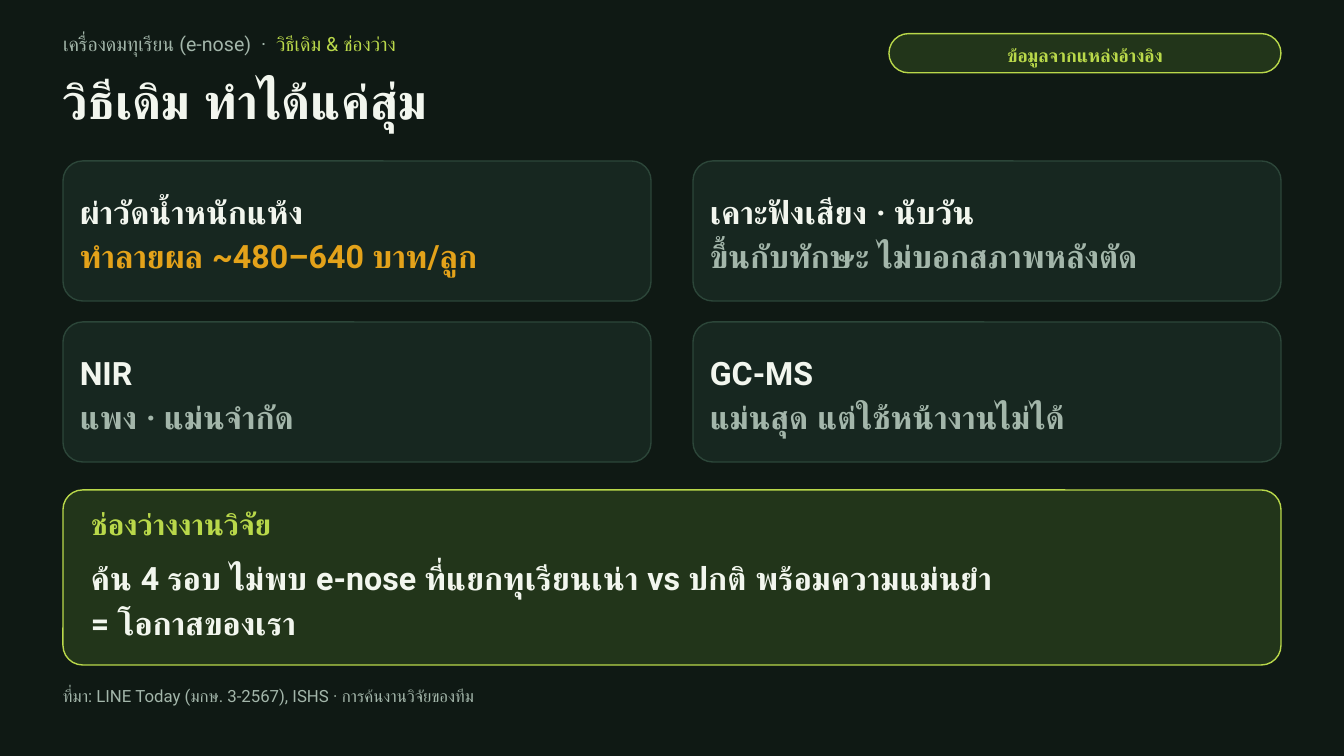
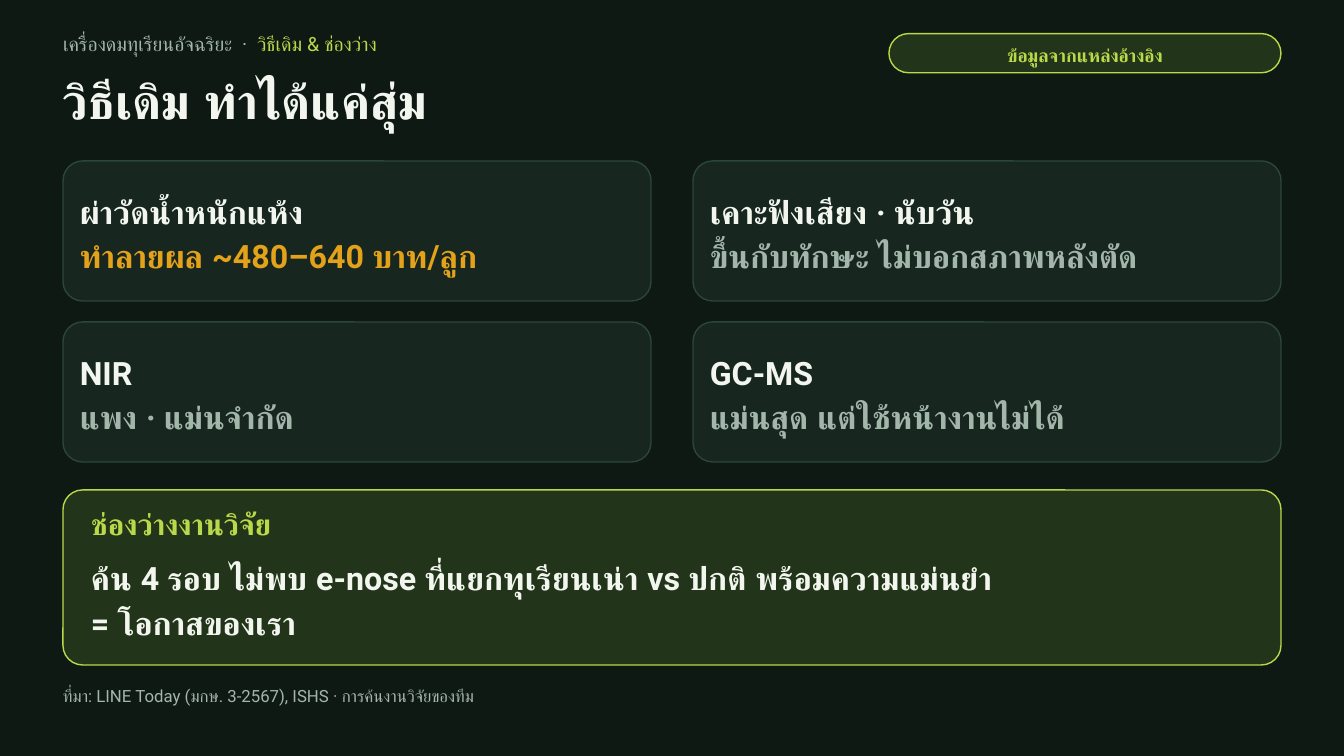
Before and after one commit to moolek02/e-nose-hub, a slide deck: slide 4 of docs/e-nose-pitch-deck-v2.pptx. Drawn at 1344x756 pixels with LibreOffice and Linux fonts; fonts in the diff are those of the drawing. Boxes give left, top, right and bottom in pixels: in the first picture for what was removed or moved away, otherwise in the second. Text is boxed around its words. In the diff, an @@ line names an element or a change of style, - is before the commit and + after.

```diff
--- a/docs/e-nose-pitch-deck-v2.pptx
+++ b/docs/e-nose-pitch-deck-v2.pptx
@@ text at (63,35,377,57): text changed @@
-เครื่องดมทุเรียน (e-nose) · วิธีเดิม & ช่องว่าง
+เครื่องดมทุเรียนอัจฉริยะ · วิธีเดิม & ช่องว่าง
```
Also in this commit, not shown: 14 other slides changed, 12 other files.
